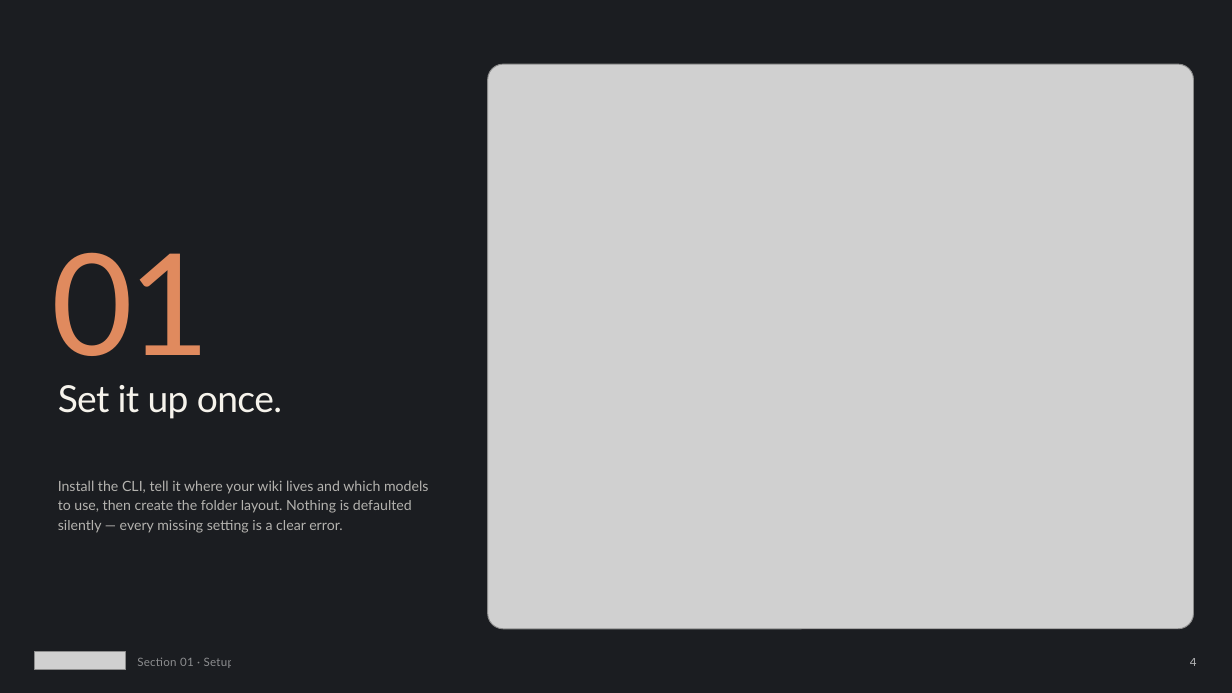
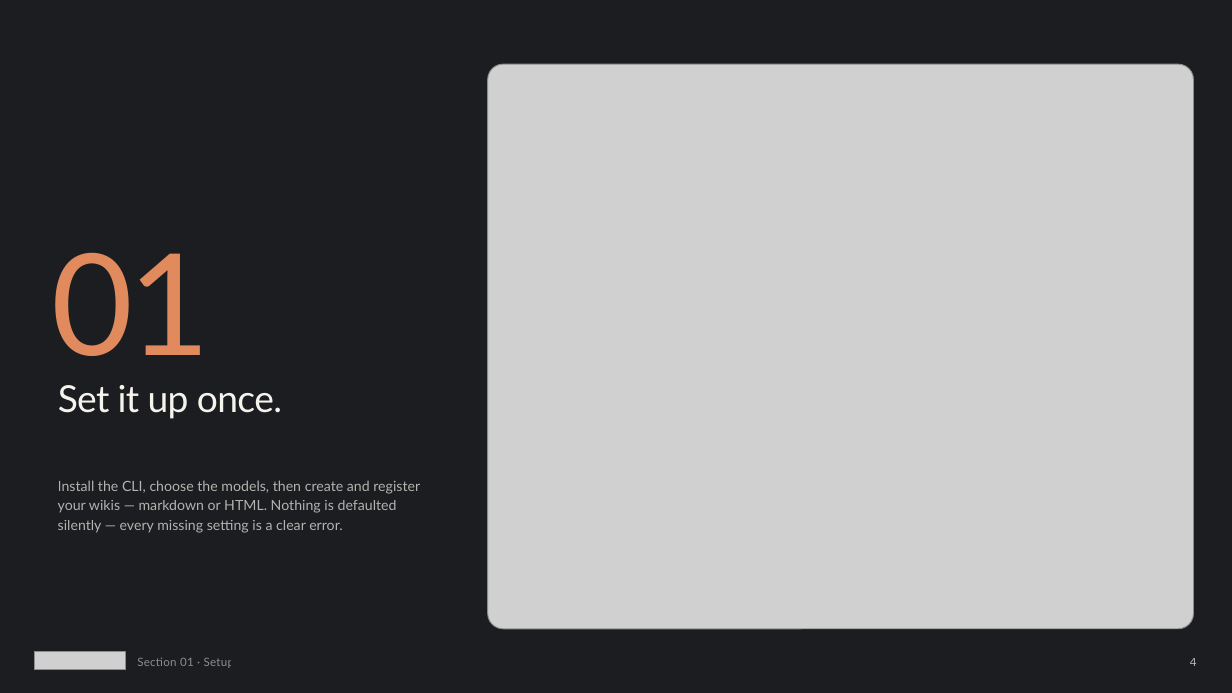
Before and after one commit to BikS2013/llm-wiki, a slide deck: slide 4 of docs/presentations/llm-wiki-user-guide.pptx. Drawn at 1232x693 pixels with LibreOffice and Linux fonts; fonts in the diff are those of the drawing; grey boxes stand for pictures. Boxes give left, top, right and bottom in pixels: in the first picture for what was removed or moved away, otherwise in the second. Text is boxed around its words. In the diff, an @@ line names an element or a change of style, - is before the commit and + after.

```diff
--- a/docs/presentations/llm-wiki-user-guide.pptx
+++ b/docs/presentations/llm-wiki-user-guide.pptx
@@ text at [58, 480, 420, 533]: text changed @@
-Install the CLI, tell it where your wiki lives and which models to use, then create the folder layout. Nothing is defaulted silently — every missing setting is a clear error.
+Install the CLI, choose the models, then create and register your wikis — markdown or HTML. Nothing is defaulted silently — every missing setting is a clear error.
```
Also in this commit, not shown: 10 other slides changed, 5 slides added, 2 other files.
